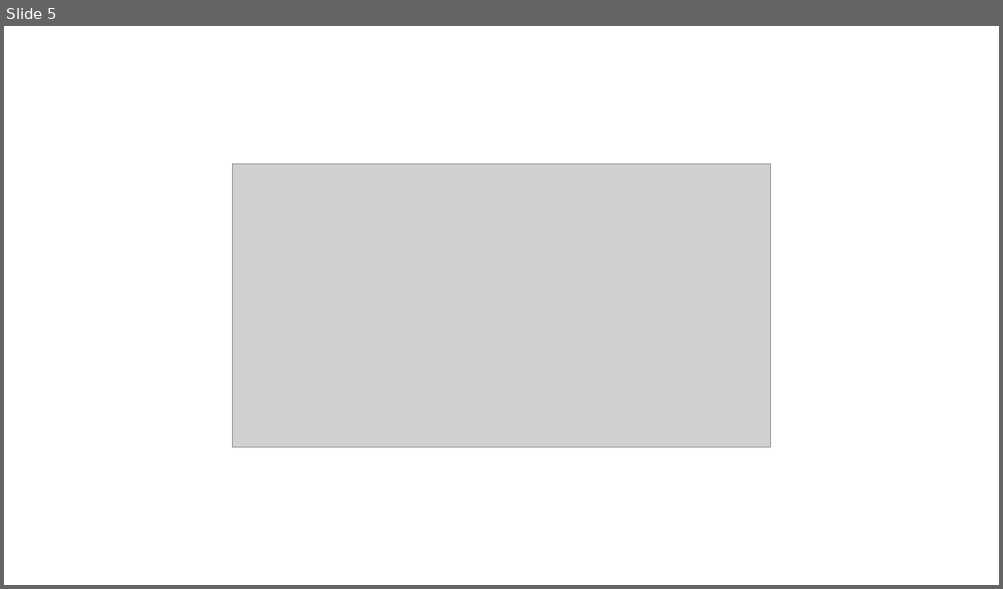
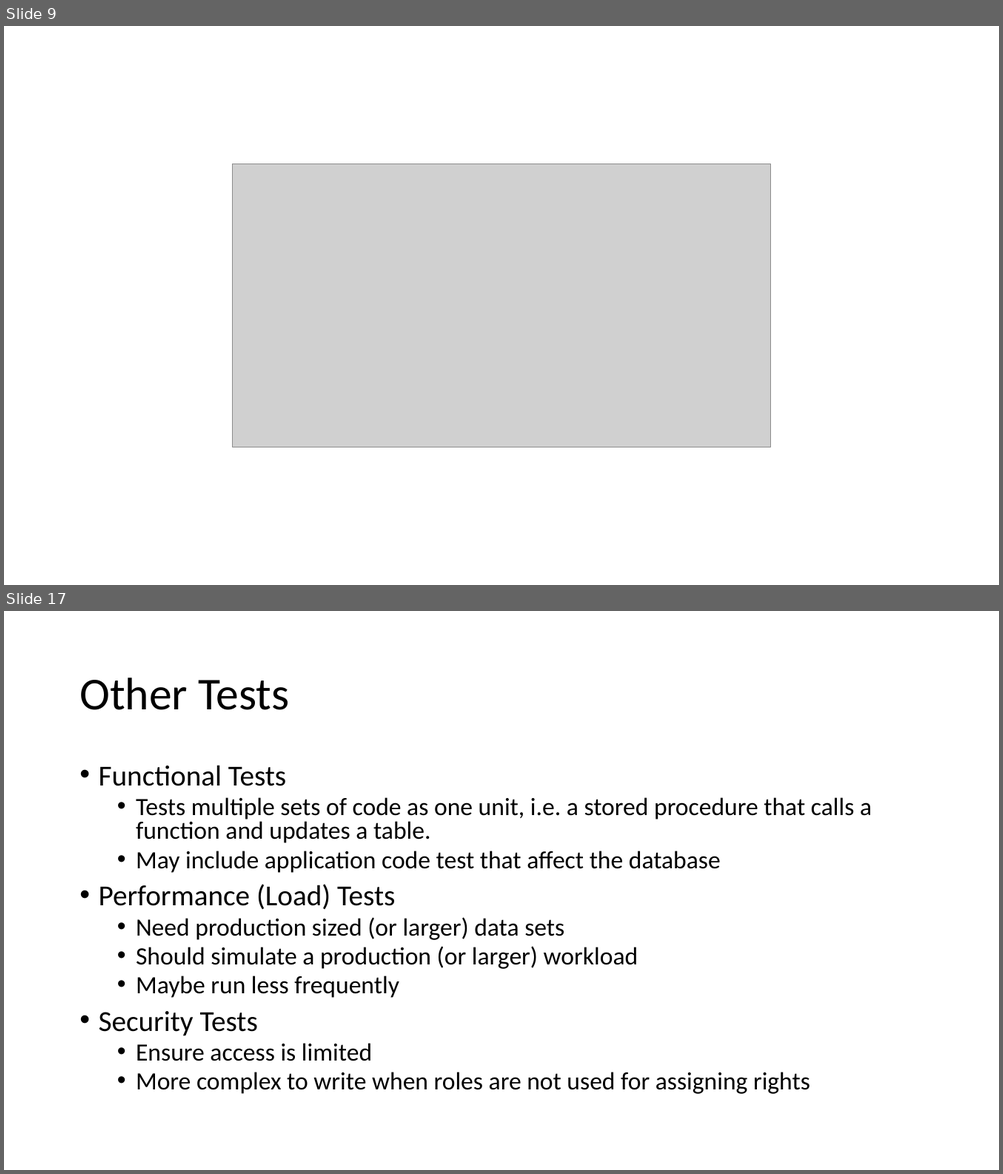
Before and after one commit to way0utwest/DatabaseDevOpsMS, a slide deck: Section 2 - Getting DevOps into Development/VCS.pptx. Shown one above the other, each under a label of ours: slide 5 before the commit, slides 9 and 17 after it; the slides between them are not shown. The pictures are 1003x589 and 1003x1174 pixels, drawn with LibreOffice and Linux fonts; fonts in the diff are those of the drawing; grey boxes stand for pictures. Boxes give left, top, right and bottom in pixels: in the first picture for what was removed or moved away, otherwise in the second. Text is boxed around its words. In the diff, an @@ line names an element or a change of style, - is before the commit and + after.

```diff
--- a/Section 2 - Getting DevOps into Development/VCS.pptx
+++ b/Section 2 - Getting DevOps into Development/VCS.pptx
@@ slide 17 added at <box>4,611,999,1170</box>, background #FFFFFF @@
@@ title added at <box>79,678,289,710</box>, 44 pt, text #000000 @@
+Other Tests
@@ text added at <box>99,765,871,1094</box>, 24 pt, text #000000 @@
+• Functional Tests
+  • Tests multiple sets of code as one unit, i.e. a stored procedure that calls a function and updates a table.
+  • May include application code test that affect the database
+• Performance (Load) Tests
+  • Need production sized (or larger) data sets
+  • Should simulate a production (or larger) workload
+  • Maybe run less frequently
+• Security Tests
+  • Ensure access is limited
+  • More complex to write when roles are not used for assigning rights
@@ what was slide 5 is now slide 9 @@
```
Also in this commit, not shown: 11 other slides added, 4 other files.
